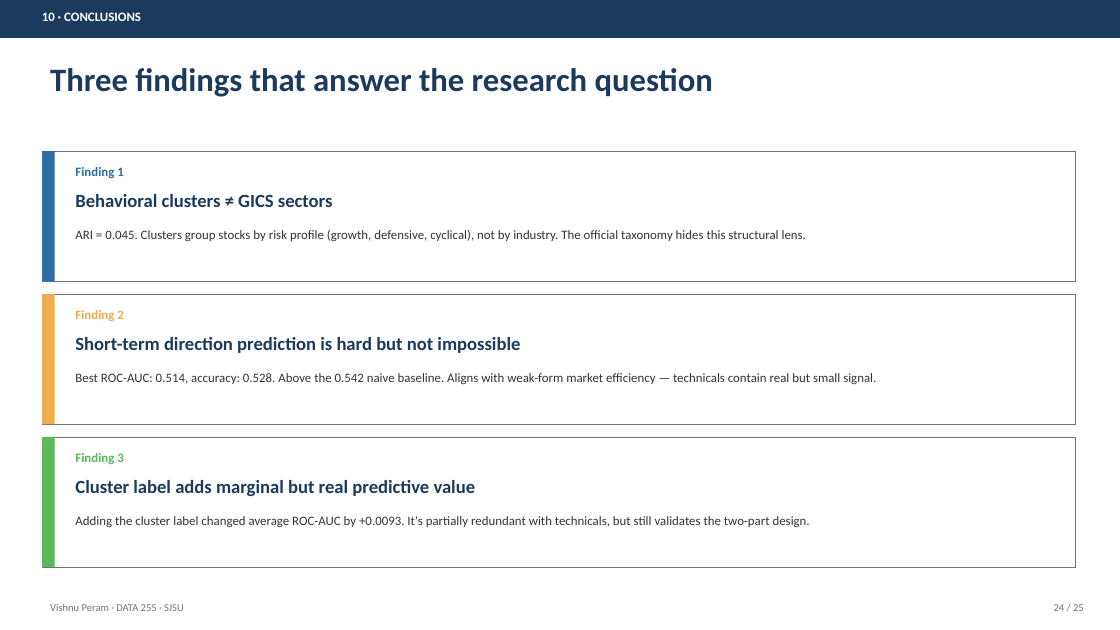
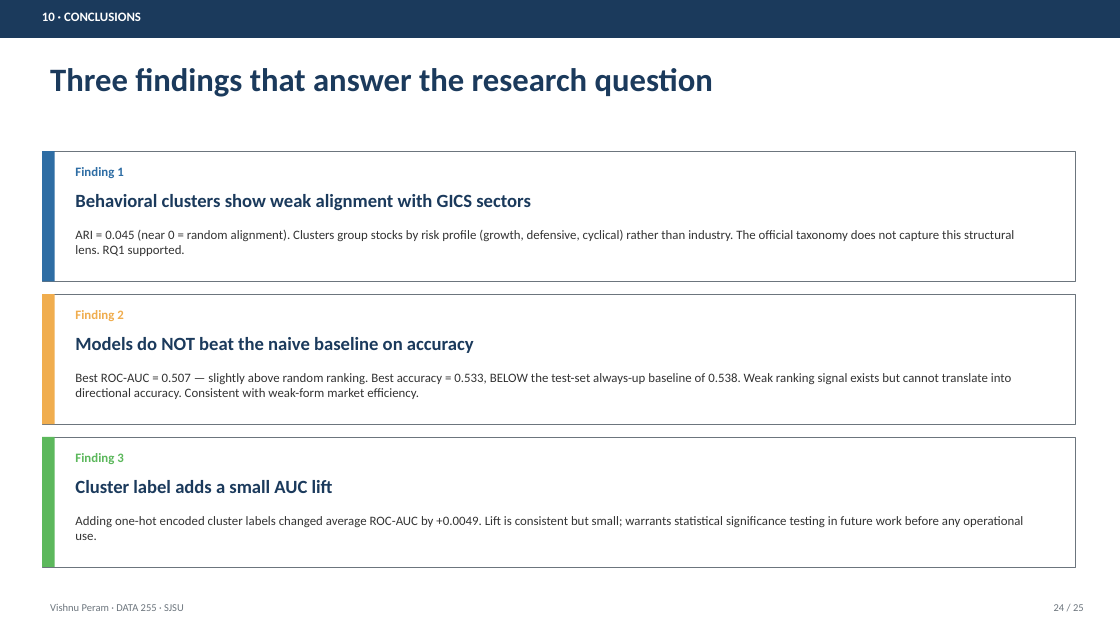
Before and after one commit to PeramVishnuSree/Stock-Behavioral-Clustering-and-Return-Prediction, a slide deck: slide 24 of PRESENTATION.pptx. Drawn at 1120x630 pixels with LibreOffice and Linux fonts; fonts in the diff are those of the drawing. Boxes give left, top, right and bottom in pixels: in the first picture for what was removed or moved away, otherwise in the second. Text is boxed around its words. In the diff, an @@ line names an element or a change of style, - is before the commit and + after.

```diff
--- a/PRESENTATION.pptx
+++ b/PRESENTATION.pptx
@@ text at box(75, 194, 531, 210): text changed @@
-Behavioral clusters ≠ GICS sectors
+Behavioral clusters show weak alignment with GICS sectors
@@ text at box(75, 230, 1014, 256): text changed @@
-ARI = 0.045. Clusters group stocks by risk profile (growth, defensive, cyclical), not by industry. The official taxonomy hides this structural lens.
+ARI = 0.045 (near 0 = random alignment). Clusters group stocks by risk profile (growth, defensive, cyclical) rather than industry. The official taxonomy does not capture this structural lens. RQ1 supported.
@@ text at box(75, 337, 474, 353): text changed @@
-Short-term direction prediction is hard but not impossible
+Models do NOT beat the naive baseline on accuracy
@@ text at box(75, 373, 1012, 399): text changed @@
-Best ROC-AUC: 0.514, accuracy: 0.528. Above the 0.542 naive baseline. Aligns with weak-form market efficiency — technicals contain real but small signal.
+Best ROC-AUC = 0.507 — slightly above random ranking. Best accuracy = 0.533, BELOW the test-set always-up baseline of 0.538. Weak ranking signal exists but cannot translate into directional accuracy. Consistent with weak-form market efficiency.
@@ text at box(75, 480, 333, 493): text changed @@
-Cluster label adds marginal but real predictive value
+Cluster label adds a small AUC lift
@@ text at box(75, 516, 1023, 540): text changed @@
-Adding the cluster label changed average ROC-AUC by +0.0093. It's partially redundant with technicals, but still validates the two-part design.
+Adding one-hot encoded cluster labels changed average ROC-AUC by +0.0049. Lift is consistent but small; warrants statistical significance testing in future work before any operational use.
```
Also in this commit, not shown: 11 other slides changed, 16 other files.
